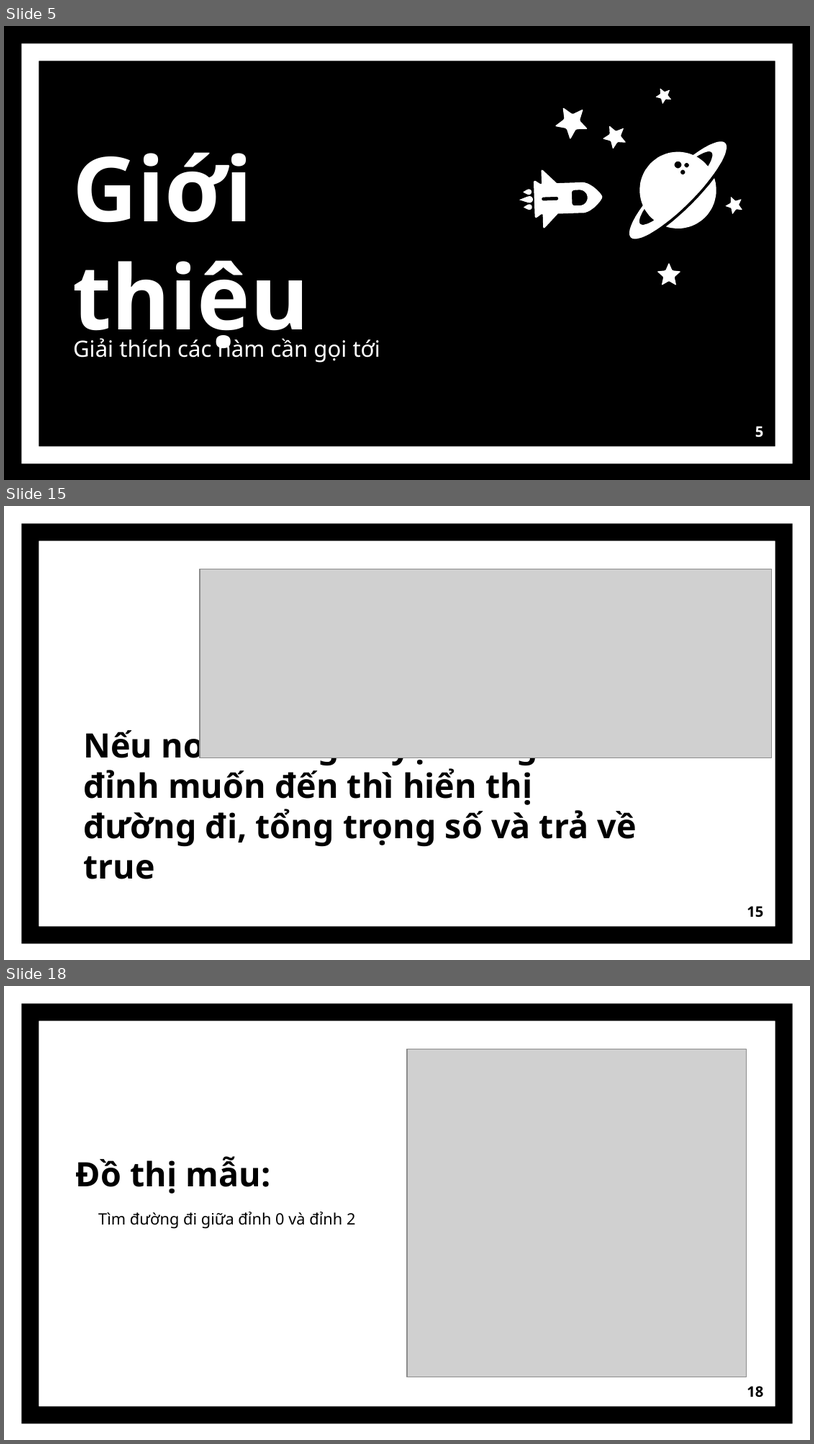
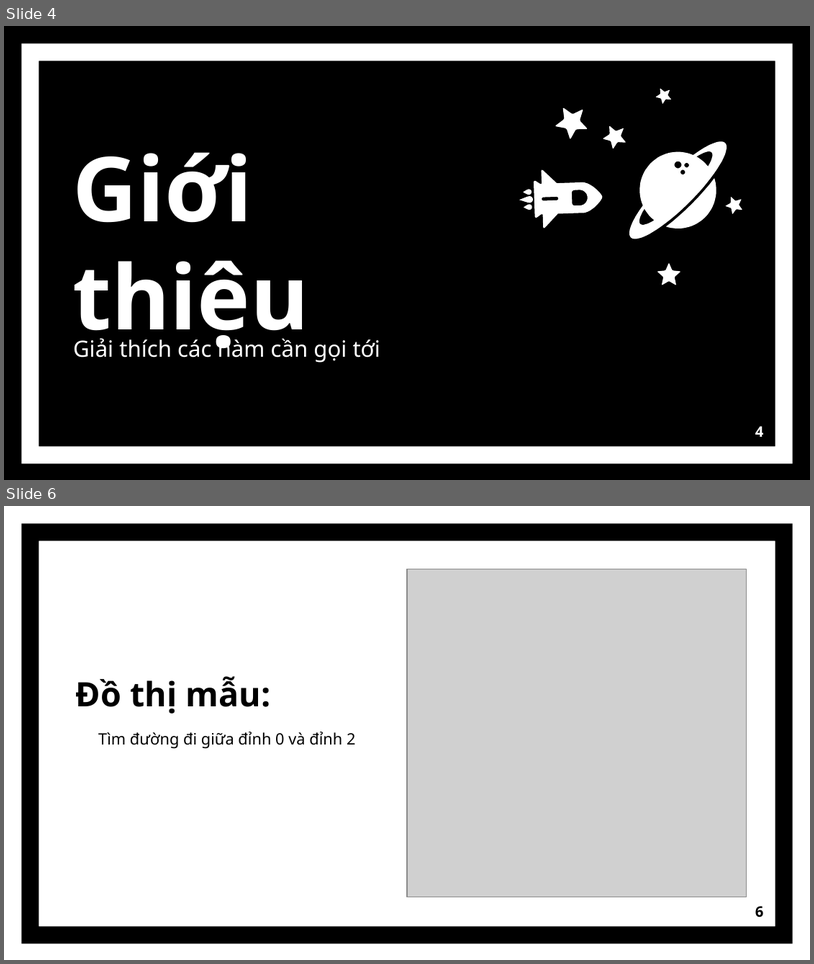
Before and after one commit to baobaote00/ltdt, a slide deck: LTDT.pptx. Shown one above the other, each under a label of ours: slides 5, 15 and 18 before the commit, slides 4 and 6 after it; the slides between them are not shown. The pictures are 814x1444 and 814x964 pixels, drawn with LibreOffice and Linux fonts; fonts in the diff are those of the drawing; grey boxes stand for pictures. Boxes give left, top, right and bottom in pixels: in the first picture for what was removed or moved away, otherwise in the second. Text is boxed around its words. In the diff, an @@ line names an element or a change of style, - is before the commit and + after.

```diff
--- a/LTDT.pptx
+++ b/LTDT.pptx
@@ slide 15 removed at box(4, 506, 810, 960), background #FFFFFF; not listed: 1 template element that a slide beside it also shows @@
@@ picture removed at box(200, 569, 772, 757) @@
@@ freeform shape removed at box(675, 569, 747, 628) @@
@@ text removed at box(83, 726, 637, 879) @@
-Nếu node đang duyệt bằng với đỉnh muốn đến thì hiển thị đường đi, tổng trọng số và trả về true
@@ page number removed at box(747, 906, 764, 917) @@
-15
@@ what was slide 5 is now slide 4 @@
@@ page number at box(756, 426, 764, 436): text changed @@
-5
+4
@@ what was slide 18 is now slide 6 @@
@@ page number at box(756, 906, 764, 917): text changed @@
-18
+6
```
Also in this commit, not shown: 2 slides changed, 2 slides added, 12 other slides removed, 1 other file.
